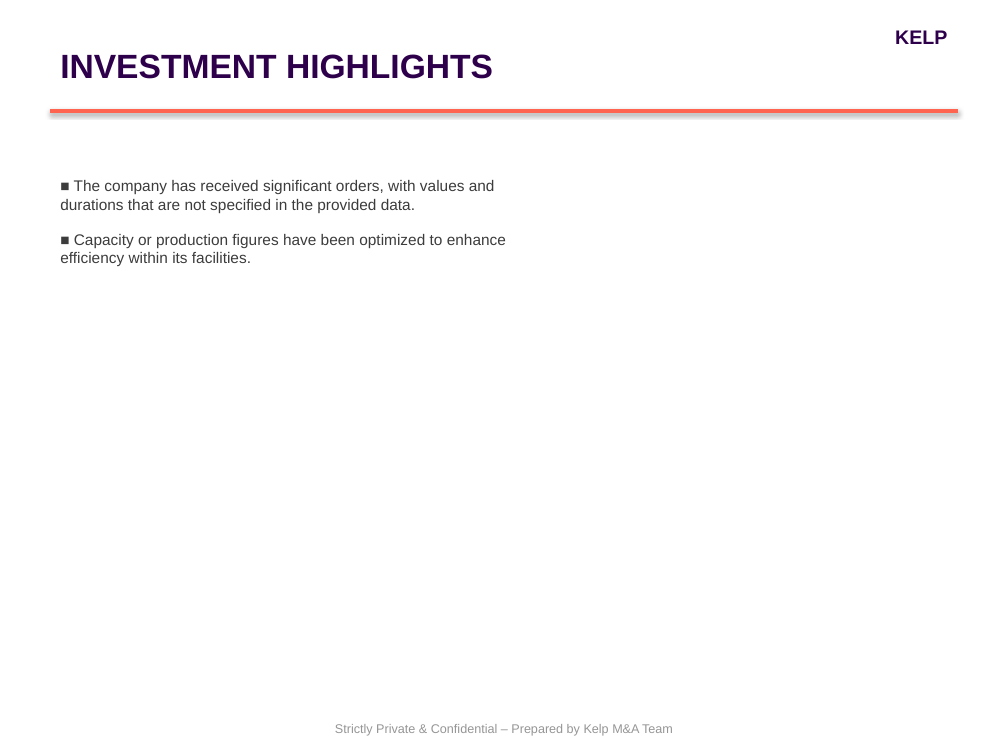
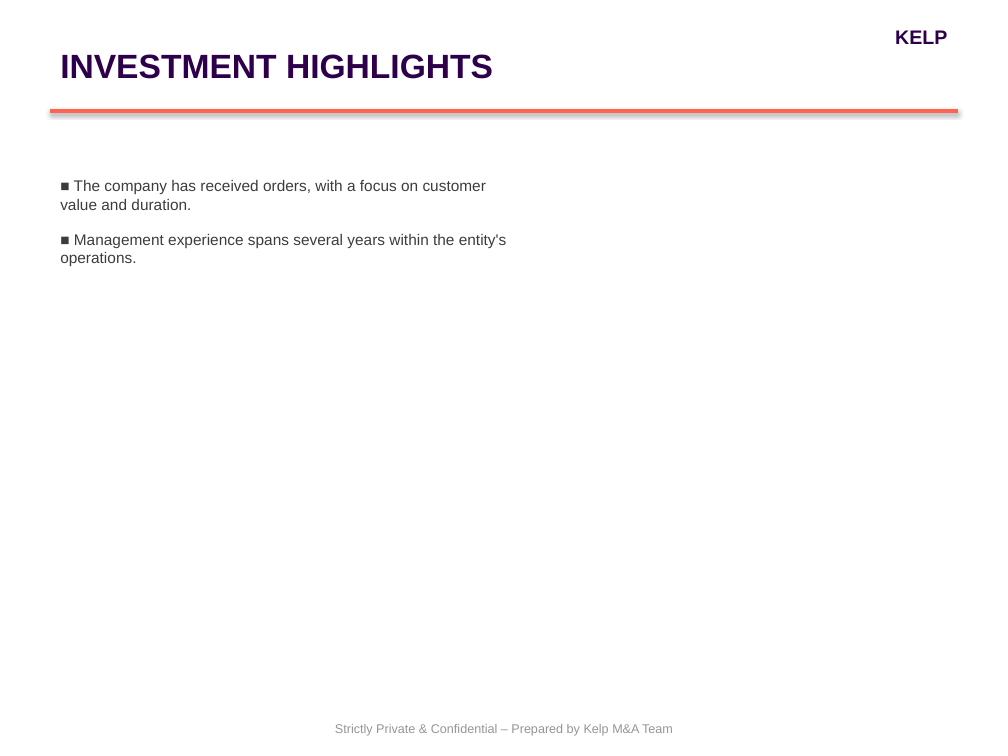
Before and after one commit to PiyushiAnand/Doc_to_PPT, a slide deck: slide 4 of Blind_Teaser_Gati_Final.pptx. Drawn at 1008x756 pixels with LibreOffice and Linux fonts; fonts in the diff are those of the drawing. Boxes give left, top, right and bottom in pixels: in the first picture for what was removed or moved away, otherwise in the second. Text is boxed around its words. In the diff, an @@ line names an element or a change of style, - is before the commit and + after.

```diff
--- a/Blind_Teaser_Gati_Final.pptx
+++ b/Blind_Teaser_Gati_Final.pptx
@@ text at <box>60,180,507,266</box>: text changed @@
-■ The company has received significant orders, with values and durations that are not specified in the provided data.
-■ Capacity or production figures have been optimized to enhance efficiency within its facilities.
+■ The company has received orders, with a focus on customer value and duration.
+■ Management experience spans several years within the entity's operations.
```
Also in this commit, not shown: 2 other slides changed, 14 other files.
